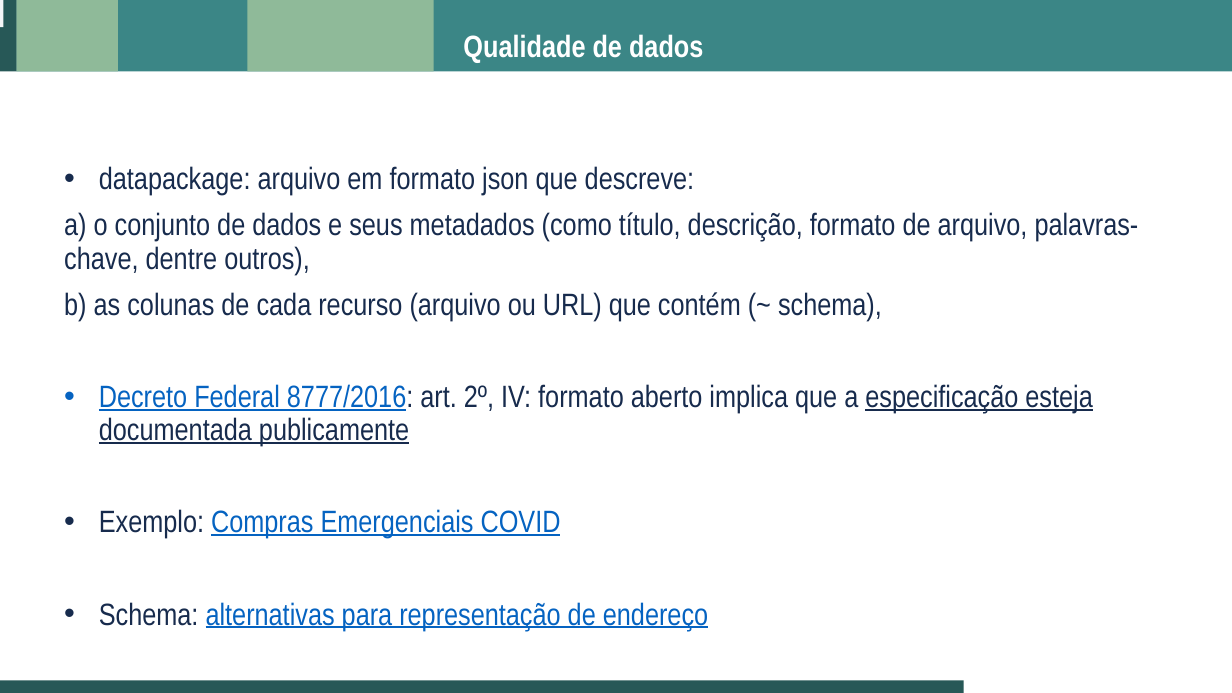
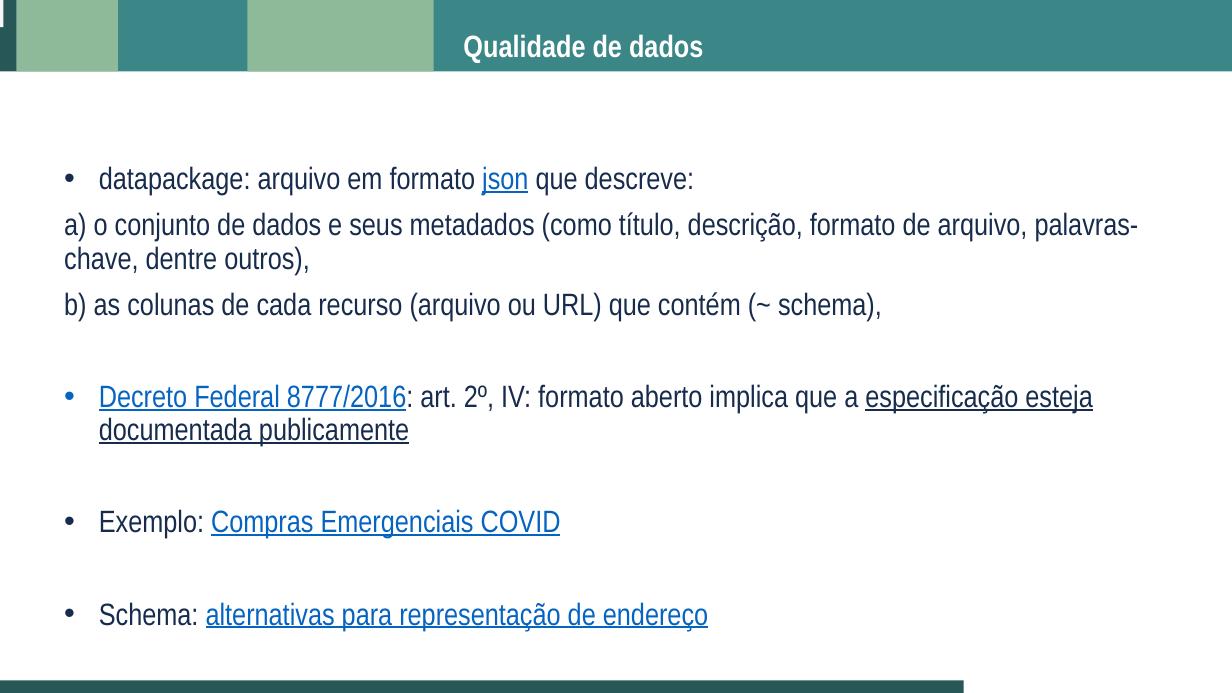
Before and after one commit to dados-mg/apresentacoes, a slide deck: slide 4 of dadosmg3.pptx. Drawn at 1232x693 pixels with LibreOffice and Linux fonts; fonts in the diff are those of the drawing; background and template pictures are left out. Boxes give left, top, right and bottom in pixels: in the first picture for what was removed or moved away, otherwise in the second. Text is boxed around its words. In the diff, an @@ line names an element or a change of style, - is before the commit and + after.

Commit message:
adiciona link json slide 4

```diff
--- a/dadosmg3.pptx
+++ b/dadosmg3.pptx
@@ text at bbox=[99, 166, 695, 196]: text colour #172B4D to #0563C1, underline on in "json" @@
```
